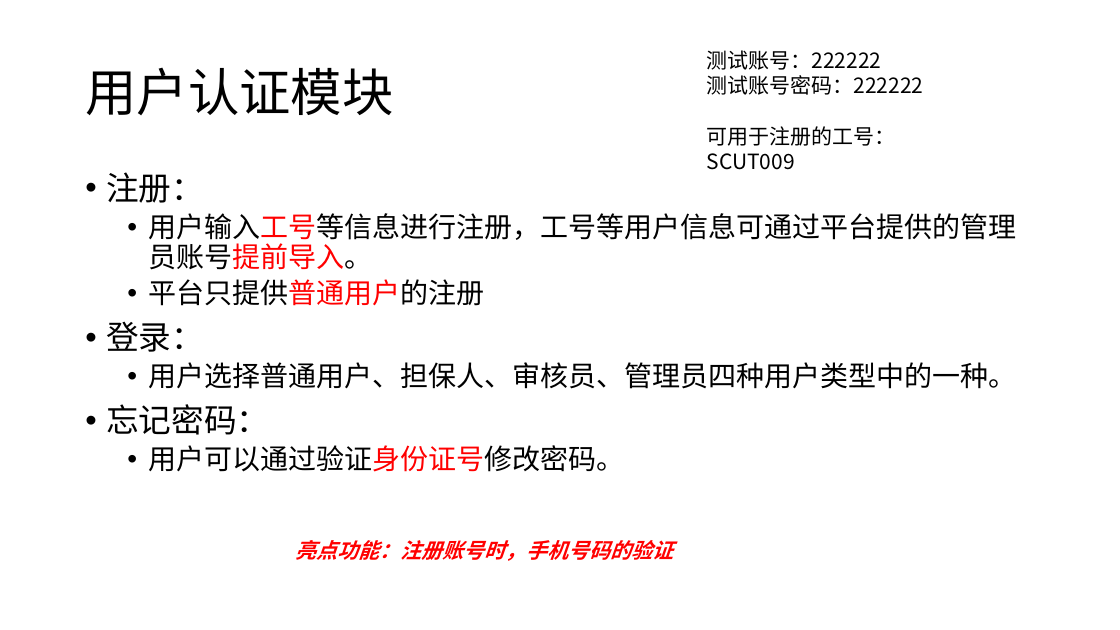
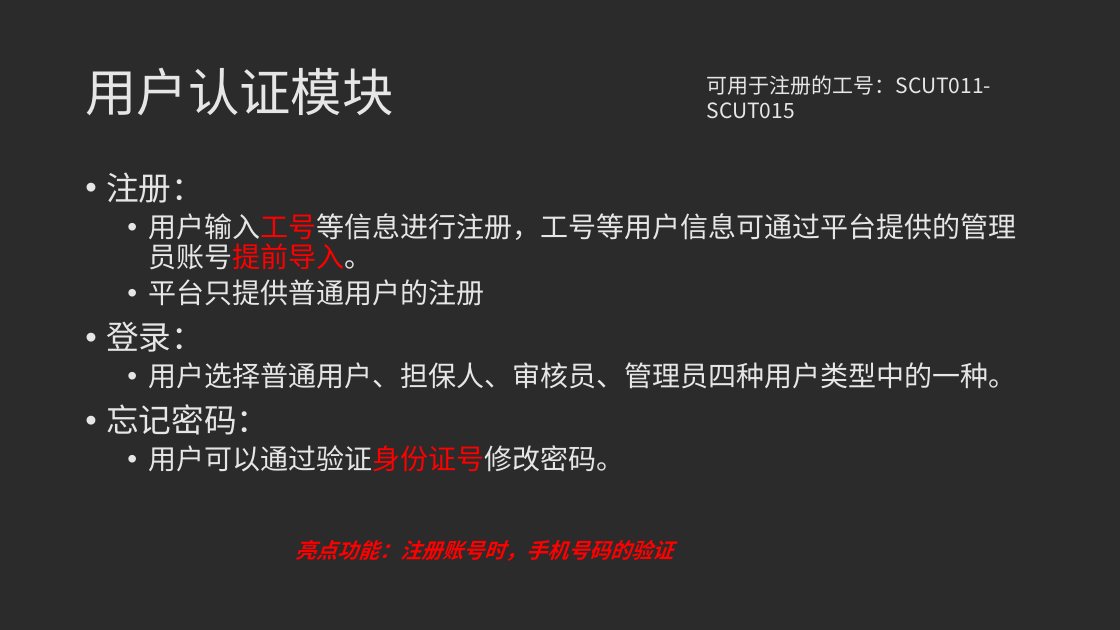
Before and after one commit to orangewgm/P2Pdocument, a slide deck: slide 5 of 20190711答辩ppt.pptx (slide 19 before the commit). Drawn at 1120x630 pixels with LibreOffice and Linux fonts; fonts in the diff are those of the drawing; background and template pictures are left out; a plain dark background stands for a picture behind light text. Boxes give left, top, right and bottom in pixels: in the first picture for what was removed or moved away, otherwise in the second. Text is boxed around its words. In the diff, an @@ line names an element or a change of style, - is before the commit and + after.

```diff
--- a/20190711答辩ppt.pptx
+++ b/20190711答辩ppt.pptx
@@ background #FFFFFF to picture (left out) @@
@@ title "用户认证模块" at (85, 68, 393, 115): text colour #000000 to #E7E6E6 @@
@@ text at (707, 75, 992, 95): text changed; text colour #000000 to #E7E6E6 @@
-测试账号：222222
-测试账号密码：222222
-可用于注册的工号：SCUT009
+可用于注册的工号：SCUT011-SCUT015
@@ text "注册：" at (106, 172, 1016, 472): text colour #000000 to #E7E6E6 in "注册：", "用户输入工号等信息进行注册，工号等用户信息可通过平台提供的管理员账号提前导入。", "平台只提供普通用户的注册", "登录：" and 3 more places; text colour #FF0000 to #E7E6E6 in "平台只提供普通用户的注册" @@
```
Also in this commit, not shown: 21 other slides changed, 5 slides added, 1 slide removed.
